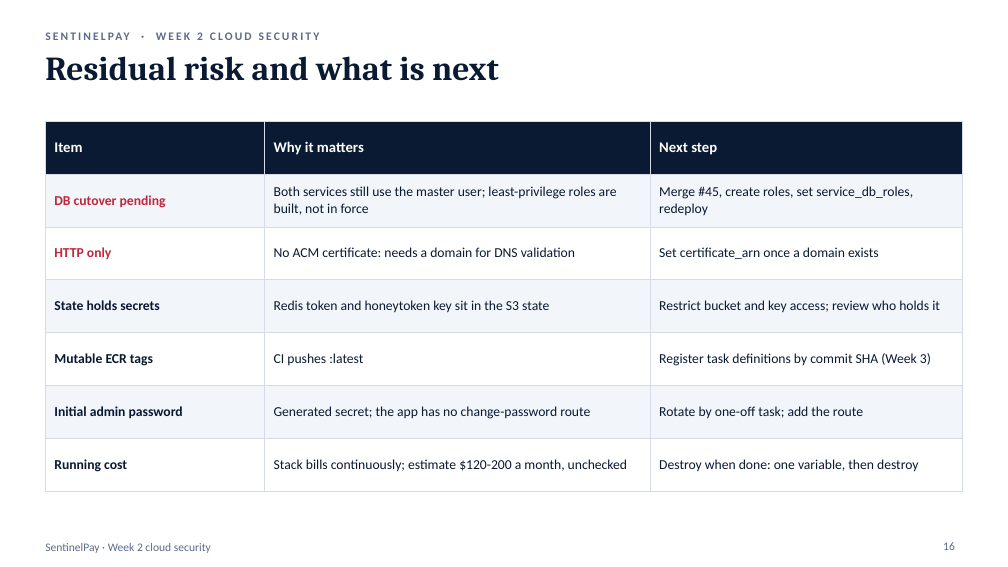
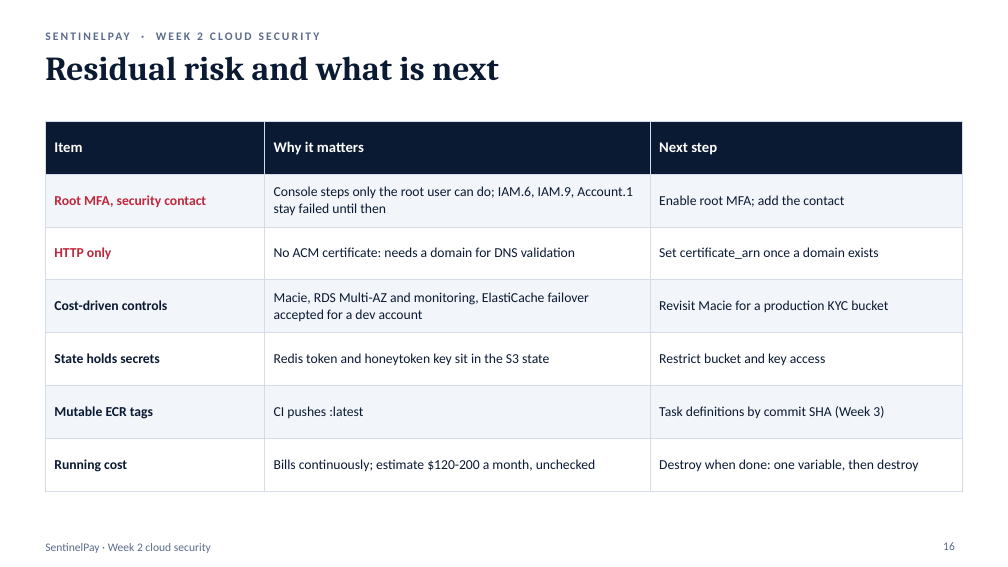
Before and after one commit to sadorect/Amdari-Project--02, a slide deck: slide 16 of docs/week2/assets/SentinelPay_Week2_Cloud.pptx. Drawn at 1008x567 pixels with LibreOffice and Linux fonts; fonts in the diff are those of the drawing. Boxes give left, top, right and bottom in pixels: in the first picture for what was removed or moved away, otherwise in the second. Text is boxed around its words. In the diff, an @@ line names an element or a change of style, - is before the commit and + after.

```diff
--- a/docs/week2/assets/SentinelPay_Week2_Cloud.pptx
+++ b/docs/week2/assets/SentinelPay_Week2_Cloud.pptx
@@ table at [45,121,963,476] @@
-row 2: DB cutover pending | Both services still use the master user; least-privilege roles are built, not in force | Merge #45, create roles, set service_db_roles, redeploy
+row 2: Root MFA, security contact | Console steps only the root user can do; IAM.6, IAM.9, Account.1 stay failed until then | Enable root MFA; add the contact
-row 4: State holds secrets | Redis token and honeytoken key sit in the S3 state | Restrict bucket and key access; review who holds it
+row 4: Cost-driven controls | Macie, RDS Multi-AZ and monitoring, ElastiCache failover accepted for a dev account | Revisit Macie for a production KYC bucket
-row 5: Mutable ECR tags | CI pushes :latest | Register task definitions by commit SHA (Week 3)
+row 5: State holds secrets | Redis token and honeytoken key sit in the S3 state | Restrict bucket and key access
-row 6: Initial admin password | Generated secret; the app has no change-password route | Rotate by one-off task; add the route
+row 6: Mutable ECR tags | CI pushes :latest | Task definitions by commit SHA (Week 3)
-row 7, column 2: Stack bills continuously; estimate $120-200 a month, unchecked
+row 7, column 2: Bills continuously; estimate $120-200 a month, unchecked
```
Also in this commit, not shown: 5 other slides changed, 1 other file.
